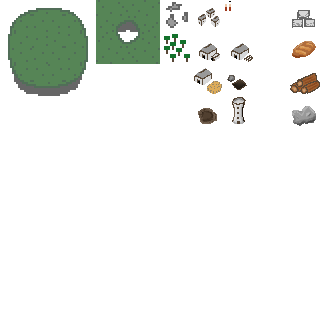
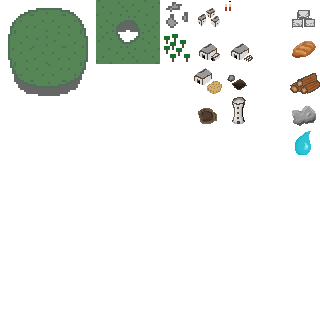
Revision of a layered 320 × 320 image; what changed, layer by layer:
added layer "res mana" above "res bread copy #1" over (295, 131, 311, 155)
